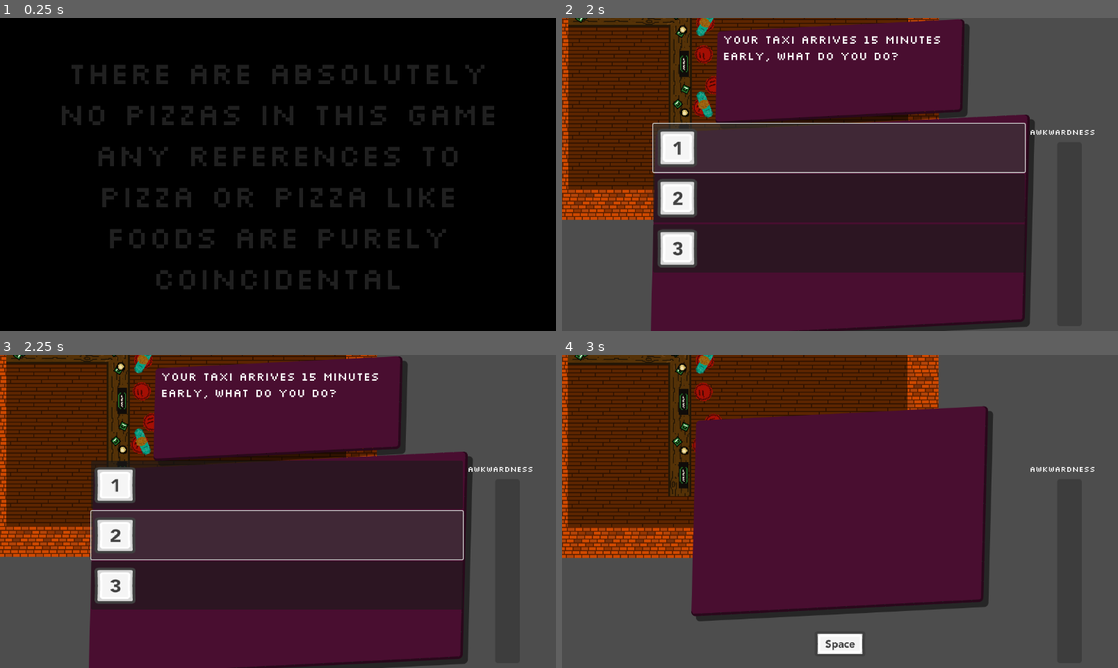
Above: before the commit, frames 1-4 (two rows, left to right).
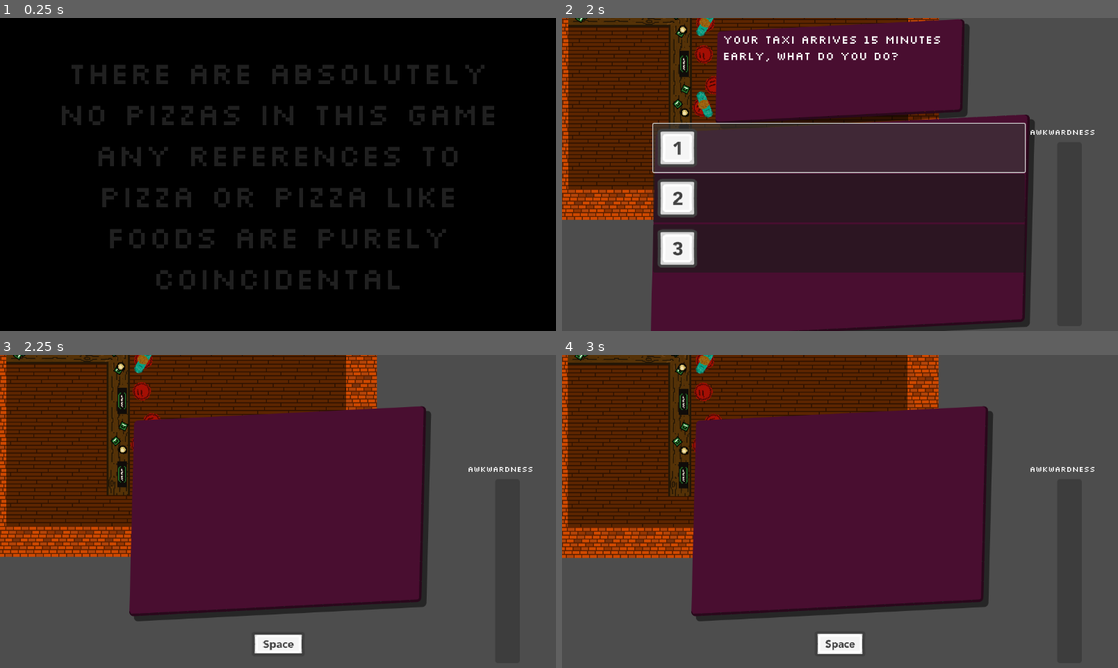
Above: after the commit, the same moments.

Repository: Jibby-Games/PizzaJam11
Game: Godot game, scene res://menu/intro.tscn
Same seed, same stepped clock (60 frames per second), same inputs: the game is played once before the commit and once after it.
Inputs (mouse positions are in pixels of both pictures, inside the frame that each line leads up to):
- Up to frame 1 (0.25 s): no input
- Up to frame 2 (2 s): tap Enter (ui_accept) at 0.5, 0.77 s; move the mouse to (962, 158) at 0.52 s; press the mouse at (962, 158) at 0.53 s; hold D (right) 0.53-1.25 s; release the mouse at (962, 158) at 1.25 s; click (840, 149) at 1.25 s
- Up to frame 3 (2.25 s): click (278, 536) at 2 s
- Up to frame 4 (3 s): click (840, 586) at 2.77 s

Frames 1-2 are identical in both runs. In frame 3, 53% of the frame differs, in the area x 16-85%, y 0-100%; in frame 4, nothing differs.
Error before the commit: Invalid access to property or key 'playertalk_1' on a base object of type 'Resource (AwkwardScenarioData)'. (res://ui/dialogue_system.gd:39)
Error after the commit: Invalid access to property or key 'player_talk1' on a base object of type 'Resource (AwkwardScenarioData)'. (res://ui/dialogue_system.gd:39)

Commit message:
Hasty commit for jasper to fix

Diff:
--- a/awkward_scenarios/awkward_scenario_data.gd
+++ b/awkward_scenarios/awkward_scenario_data.gd
@@ -22,7 +22,7 @@
 ## Awkwardness for choice 1
 @export var awkardness_1: int
 ## Toggles player speaking animation for choice 1 response
-@export var player_talk1: bool
+@export var player_talk_1: bool
 ## Set the player animation for choice 1 response
 @export var player_animation_1: String
 ## Toggles NPC speaking animation for choice 1 response
@@ -50,6 +50,6 @@
 ## Awkwardness for choice 3
 @export var awkardness_3: int
 ## Toggles player speaking animation for choice 3 response
-@export var playertalk_3: bool
+@export var player_talk_3: bool
 ## Toggles NPC speaking animation for choice 3 response
 @export var npctalk_3: bool
--- a/levels/PartyGame/arrival.tscn
+++ b/levels/PartyGame/arrival.tscn
@@ -14,23 +14,23 @@
 npctalk_scenario = true
 npc_animation = "girl0_grimace"
 player_animation = "player_talking"
-choice_1 = ""
-response_1 = ""
-awkardness_1 = 0
-player_talk1 = false
-player_animation_1 = ""
+choice_1 = "Uhh, oh yeah... here's the cash"
+response_1 = "Thanks, but some advice for you: maybe next time pay up on your own yeah? You're a big boy, you should know this."
+awkardness_1 = 25
+player_talk_1 = false
+player_animation_1 = "player_talking"
 npc_talk_1 = false
-npc_animation_1 = ""
-choice_2 = ""
-response_2 = ""
-awkardness_2 = 0
+npc_animation_1 = "girl0_grimace"
+choice_2 = "*you didnt hear, and start walking*"
+response_2 = "Hey! Get back here! Fucking kids these days..."
+awkardness_2 = 40
 player_talk_2 = false
-npc_talk_2 = false
-choice_3 = ""
-response_3 = ""
-awkardness_3 = 0
-playertalk_3 = false
-npctalk_3 = false
+npc_talk_2 = true
+choice_3 = "*Short-change the driver*"
+response_3 = "Thanks, man... Hey wait a minute, this isn't right, where's the rest?"
+awkardness_3 = 35
+player_talk_3 = false
+npctalk_3 = true
 
 [sub_resource type="RectangleShape2D" id="RectangleShape2D_tp6sg"]
 size = Vector2(180, 19)
--- a/ui/dialogue_system.gd
+++ b/ui/dialogue_system.gd
@@ -36,15 +36,15 @@
 		wait_for_accept = false
 
 func _on_choice_button_1_pressed() -> void:
-	show_response(current_event.response_1, current_event.playertalk_1, current_event.npctalk_1)
+	show_response(current_event.response_1, current_event.player_talk1, current_event.npc_talk_1)
 	add_awkwardness(current_event.awkardness_1)
 
 func _on_choice_button_2_pressed() -> void:
-	show_response(current_event.response_2, current_event.playertalk_2, current_event.npctalk_2)
+	show_response(current_event.response_2, current_event.player_talk_2, current_event.npc_talk_2)
 	add_awkwardness(current_event.awkardness_2)
 
 func _on_choice_button_3_pressed() -> void:
-	show_response(current_event.response_3, current_event.playertalk_3, current_event.npctalk_3)
+	show_response(current_event.response_3, current_event.player_talk_3, current_event.npc_talk_3)
 	add_awkwardness(current_event.awkardness_3)
 
 func show_response(
--- a/ui/person_portait.tscn
+++ b/ui/person_portait.tscn
@@ -1,11 +1,13 @@
-[gd_scene load_steps=2 format=3 uid="uid://cxjf6gxc1r7ay"]
+[gd_scene load_steps=3 format=3 uid="uid://cxjf6gxc1r7ay"]
 
+[ext_resource type="Script" path="res://ui/person_portait.gd" id="1_ns0d2"]
 [ext_resource type="SpriteFrames" uid="uid://dk1i0rs5tt3g7" path="res://sprites/head_animations.tres" id="1_x54nv"]
 
 [node name="PersonPortait" type="TextureRect"]
 offset_right = 128.0
 offset_bottom = 128.0
 pivot_offset = Vector2(64, 64)
+script = ExtResource("1_ns0d2")
 
 [node name="Head" type="AnimatedSprite2D" parent="."]
 position = Vector2(64, 64)
